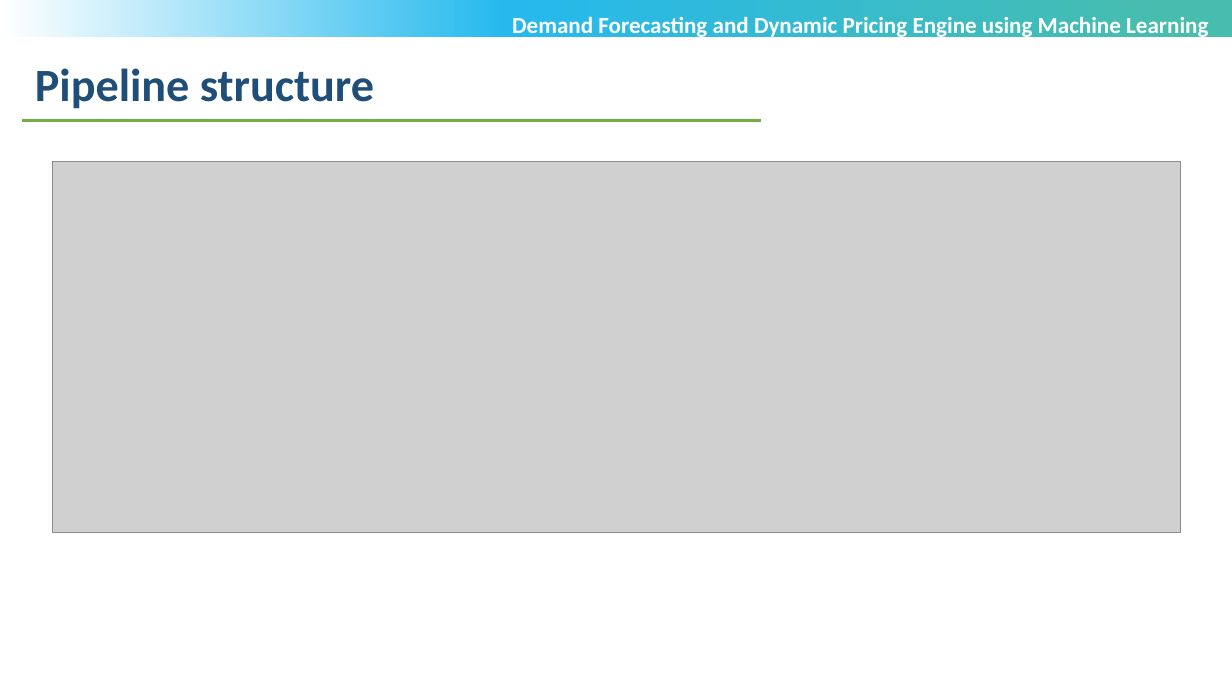
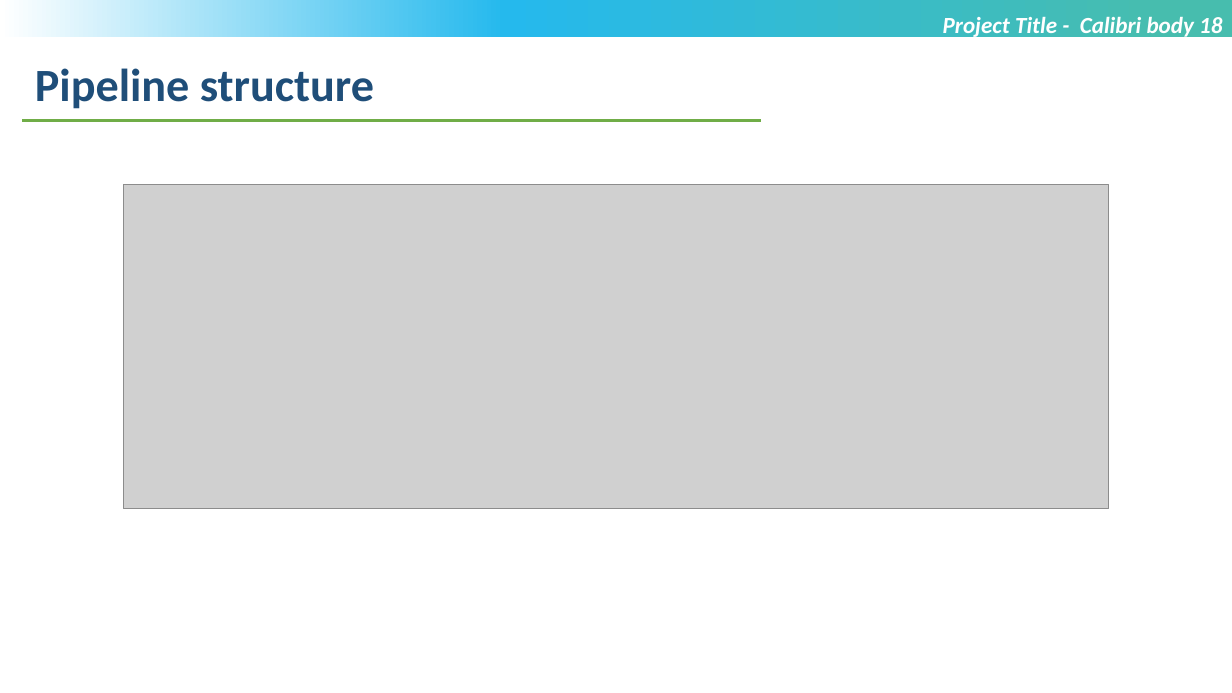
Before and after one commit to PathanAyubKhan/Review-1-PPT, a slide deck: slide 19 of 24MCS1047_MTech-Project_Review2_PPT_Template_V1.pptx. Drawn at 1232x693 pixels with LibreOffice and Linux fonts; fonts in the diff are those of the drawing; grey boxes stand for pictures; background and template pictures are left out. Boxes give left, top, right and bottom in pixels: in the first picture for what was removed or moved away, otherwise in the second. Text is boxed around its words. In the diff, an @@ line names an element or a change of style, - is before the commit and + after.

```diff
--- a/24MCS1047_MTech-Project_Review2_PPT_Template_V1.pptx
+++ b/24MCS1047_MTech-Project_Review2_PPT_Template_V1.pptx
@@ text at (943,17,1222,39): text changed; italic on @@
-Demand Forecasting and Dynamic Pricing Engine using Machine Learning
+Project Title - Calibri body 18
@@ picture: place and size @@
-picture at (53,161,1181,532)
+picture at (123,184,1109,508)
```
Also in this commit, not shown: 17 other slides changed, 1 other file.
